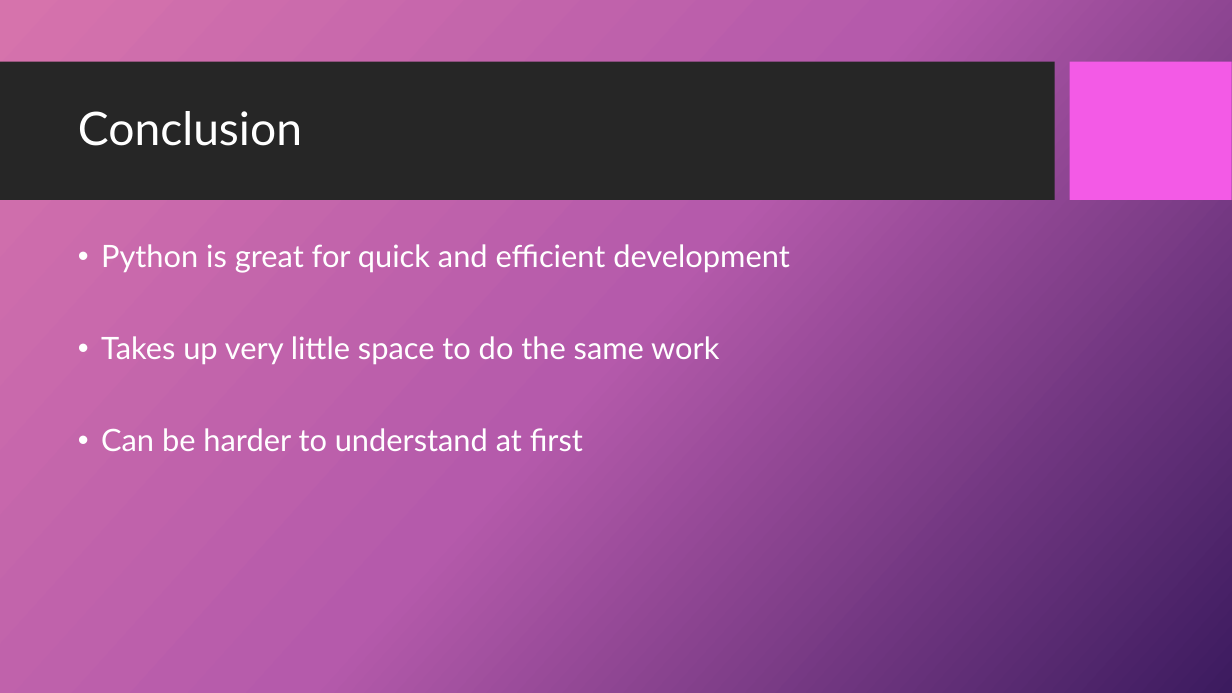
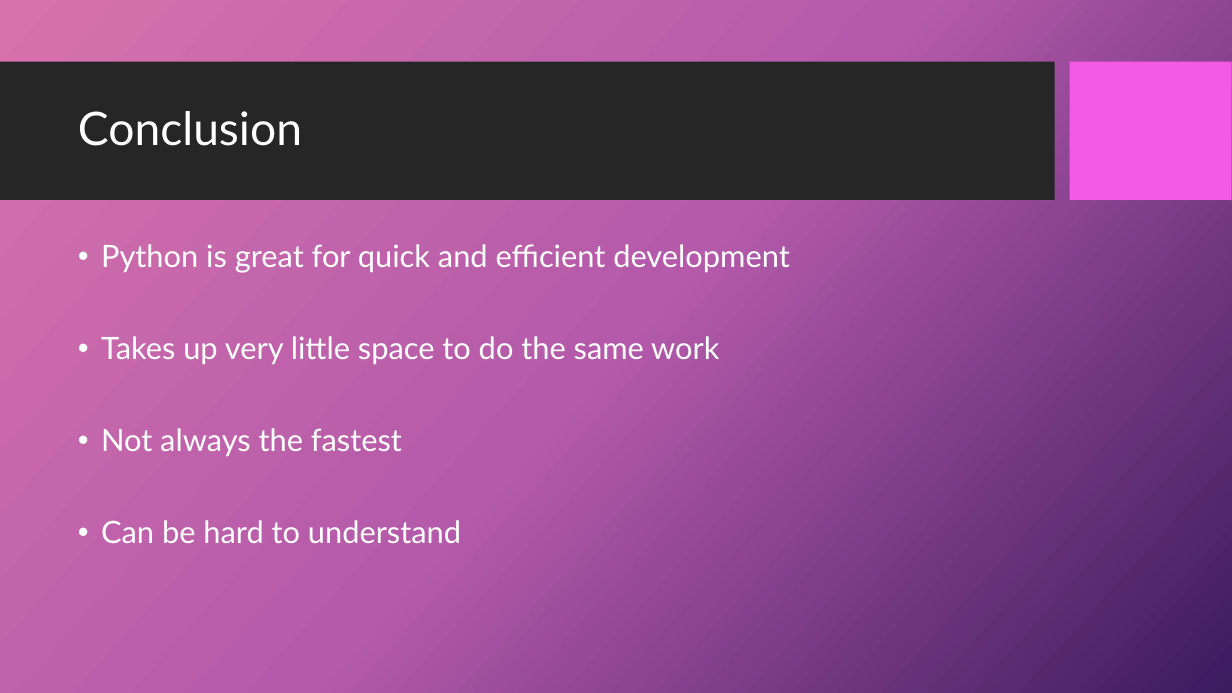
Before and after one commit to SaltyLightning/PythonFinalProject, a slide deck: slide 14 of Presentation.pptx. Drawn at 1232x693 pixels with LibreOffice and Linux fonts; fonts in the diff are those of the drawing; background and template pictures are left out. Boxes give left, top, right and bottom in pixels: in the first picture for what was removed or moved away, otherwise in the second. Text is boxed around its words. In the diff, an @@ line names an element or a change of style, - is before the commit and + after.

```diff
--- a/Presentation.pptx
+++ b/Presentation.pptx
@@ text at <box>101,428,461,543</box>: text changed @@
-• Can be harder to understand at first
+• Not always the fastest
+• Can be hard to understand
```
Also in this commit, not shown: 5 other slides changed, 7 other files.
